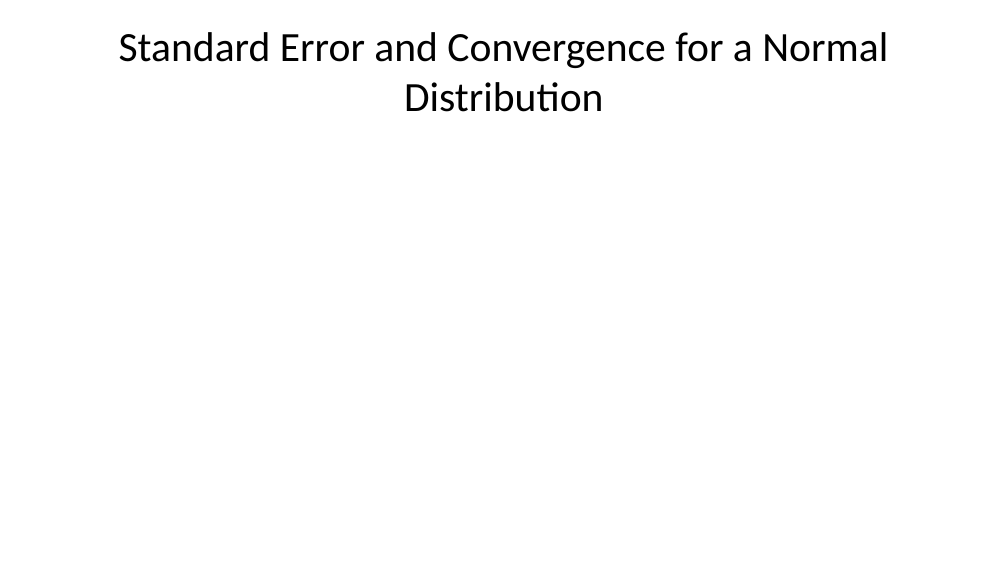
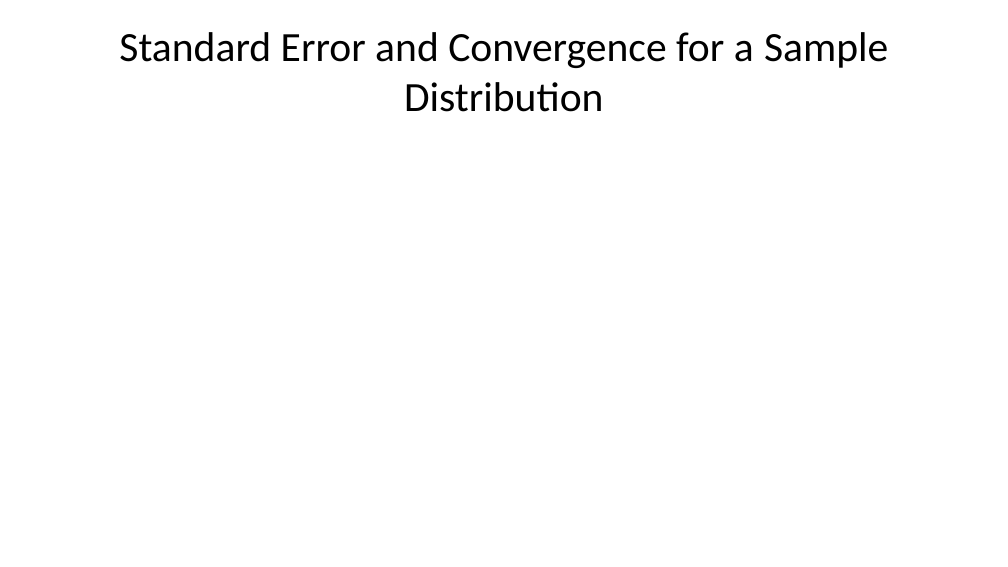
Before and after one commit to StephenElston/CSCI-E-83, a slide deck: slide 25 of LectureSlides/04_SamplingAndSimulation.pptx. Drawn at 1008x567 pixels with LibreOffice and Linux fonts; fonts in the diff are those of the drawing; grey boxes stand for pictures. Boxes give left, top, right and bottom in pixels: in the first picture for what was removed or moved away, otherwise in the second. Text is boxed around its words. In the diff, an @@ line names an element or a change of style, - is before the commit and + after.

Commit message:
Numerous improvements and typo corrections to slides

```diff
--- a/LectureSlides/04_SamplingAndSimulation.pptx
+++ b/LectureSlides/04_SamplingAndSimulation.pptx
@@ title at box(119, 32, 888, 112): text changed @@
-Standard Error and Convergence for a Normal Distribution
+Standard Error and Convergence for a Sample Distribution
```
Also in this commit, not shown: 27 other slides changed.
